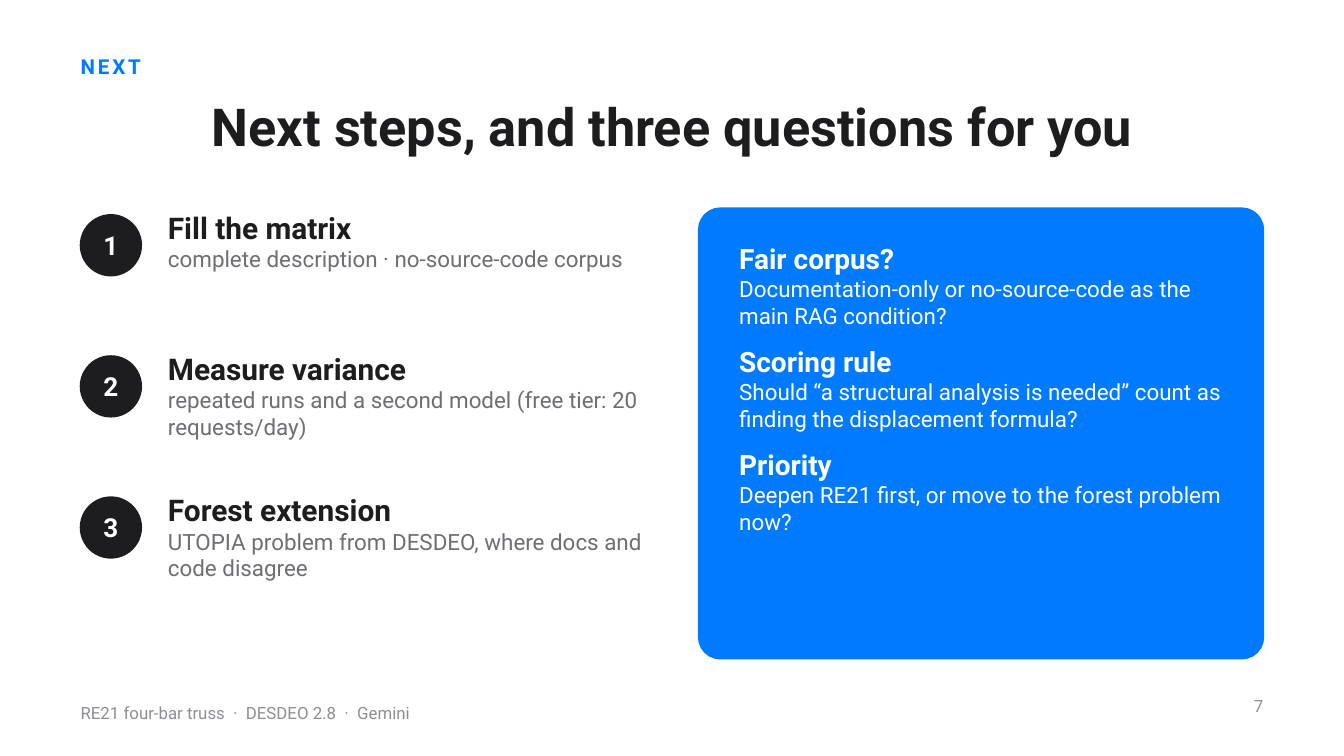
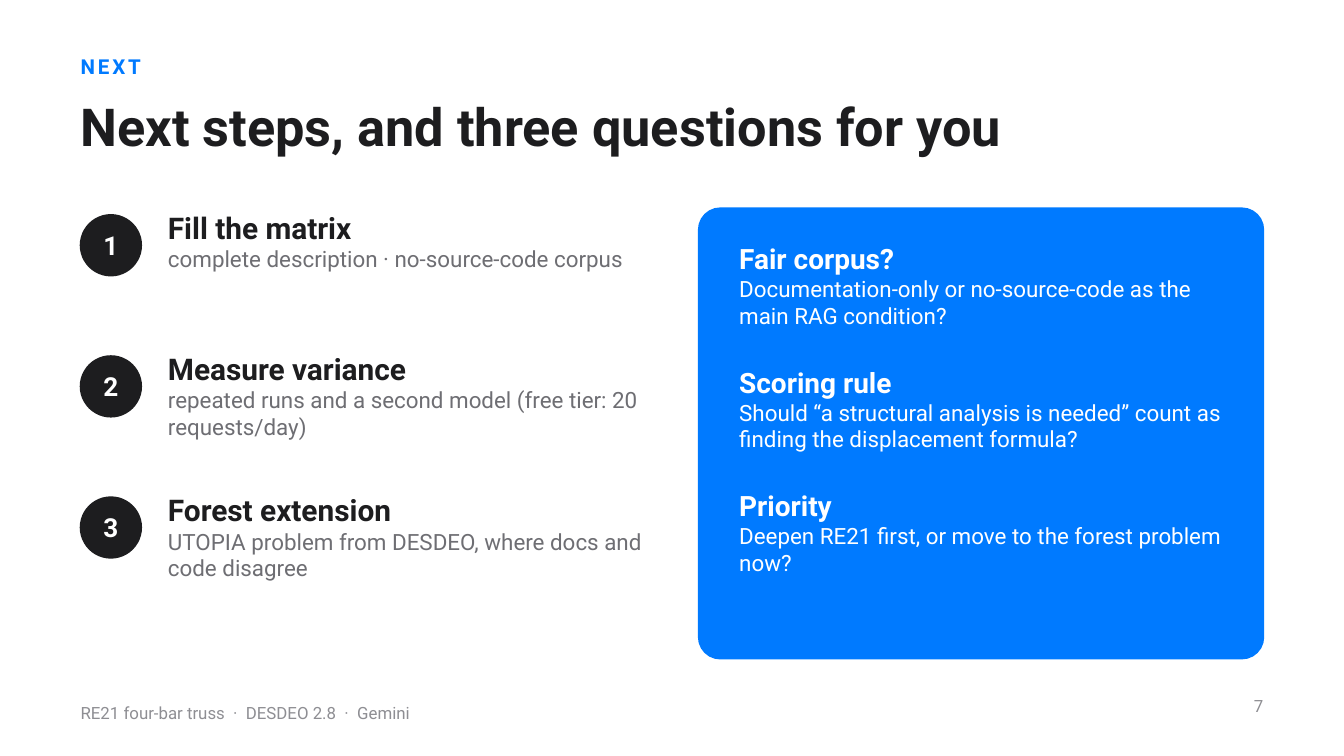
Before and after one commit to haben-ai/Objective-Dependency-RAG, a slide deck: slide 7 of docs/advisor_presentation.pptx. Drawn at 1344x756 pixels with LibreOffice and Linux fonts; fonts in the diff are those of the drawing. Boxes give left, top, right and bottom in pixels: in the first picture for what was removed or moved away, otherwise in the second. Text is boxed around its words. In the diff, an @@ line names an element or a change of style, - is before the commit and + after.

Commit message:
Add advisor presentation file to documentation

```diff
--- a/docs/advisor_presentation.pptx
+++ b/docs/advisor_presentation.pptx
@@ title "Next steps, and three questions ..." at (x1=81, y1=106, x2=1001, y2=157): alignment centre to left @@
@@ text "Fair corpus?" rewrapped from (x1=739, y1=248, x2=1221, y2=531) to (x1=739, y1=248, x2=1221, y2=572) @@
```
Also in this commit, not shown: 6 other slides changed, 1 other file.
